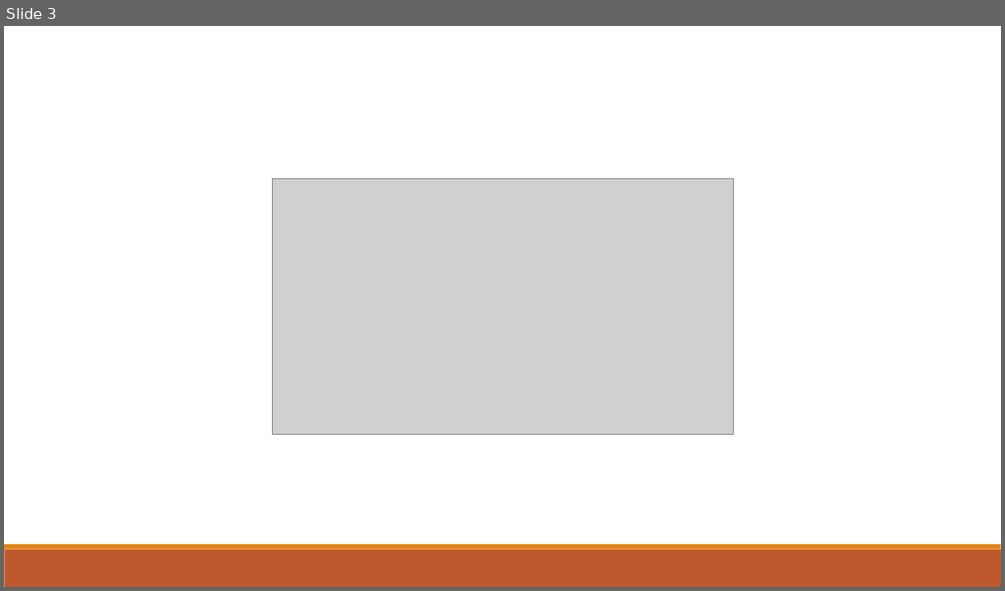
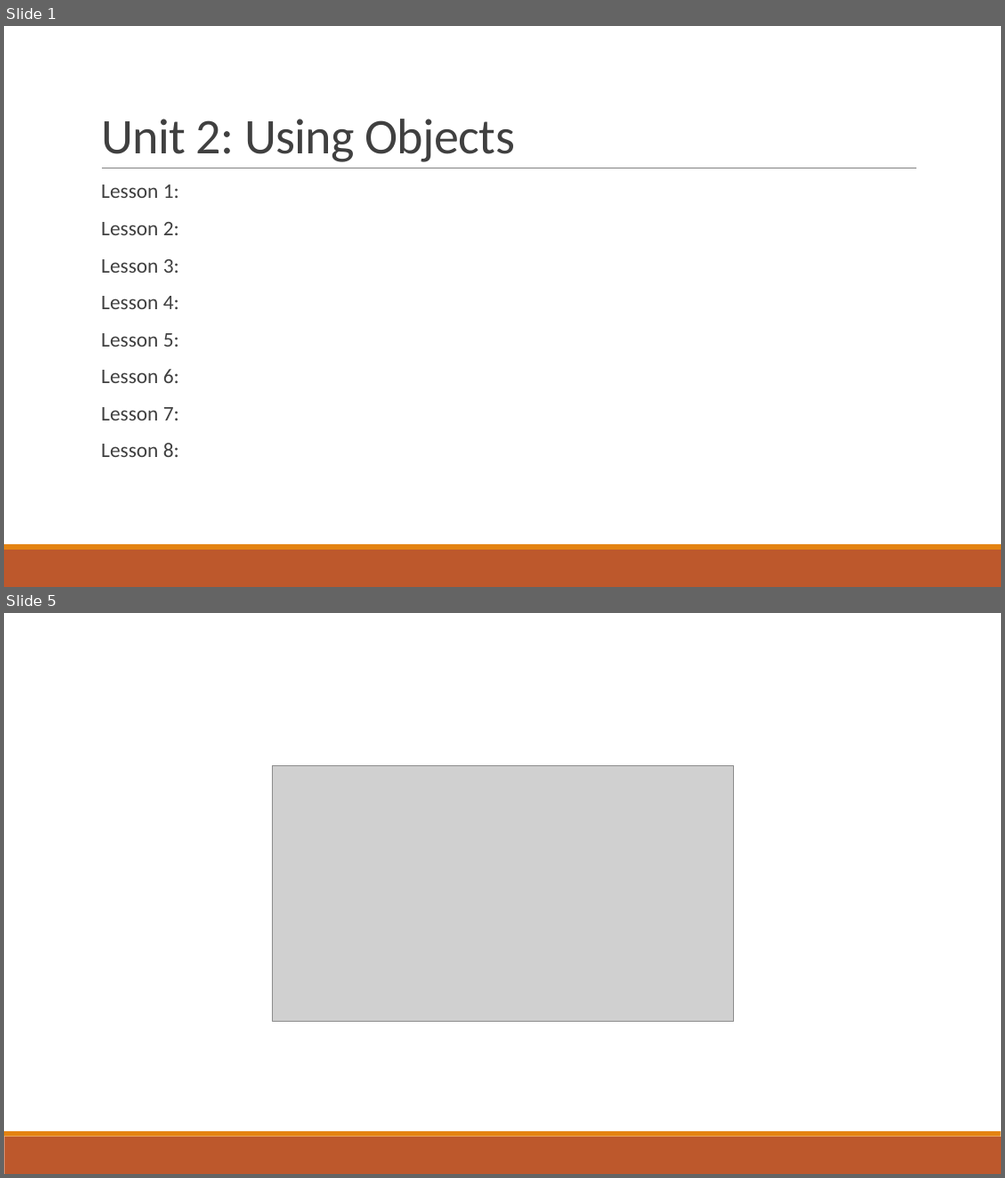
Before and after one commit to thewangclass/apcsa-curriculum, a slide deck: 02-Using-Objects/PowerPoints/01-Instances-of-Classes.pptx. Shown one above the other, each under a label of ours: slide 3 before the commit, slides 1 and 5 after it; the slides between them are not shown. The pictures are 1005x591 and 1005x1178 pixels, drawn with LibreOffice and Linux fonts; fonts in the diff are those of the drawing; grey boxes stand for pictures. Boxes give left, top, right and bottom in pixels: in the first picture for what was removed or moved away, otherwise in the second. Text is boxed around its words. In the diff, an @@ line names an element or a change of style, - is before the commit and + after.

Commit message:
Add to Unit 2 PowerPoint

```diff
--- a/02-Using-Objects/PowerPoints/01-Instances-of-Classes.pptx
+++ b/02-Using-Objects/PowerPoints/01-Instances-of-Classes.pptx
@@ slide 1 added at (4,26,1001,587), background #FFFFFF; not listed: 2 template elements that a slide beside it also shows @@
@@ title added at (101,119,515,162), 48 pt, text #404040 @@
+Unit 2: Using Objects
@@ text added at (101,184,179,457), 20 pt, text #404040 @@
+  Lesson 1:
+  Lesson 2:
+  Lesson 3:
+  Lesson 4:
+  Lesson 5:
+  Lesson 6:
+  Lesson 7:
+  Lesson 8:
@@ line added from (102, 168) to (917, 168), #808080 0.5 pt @@
@@ what was slide 3 is now slide 5 @@
```
Also in this commit, not shown: 3 slides changed, 49 other slides added, 2 slides removed, 31 other files.
